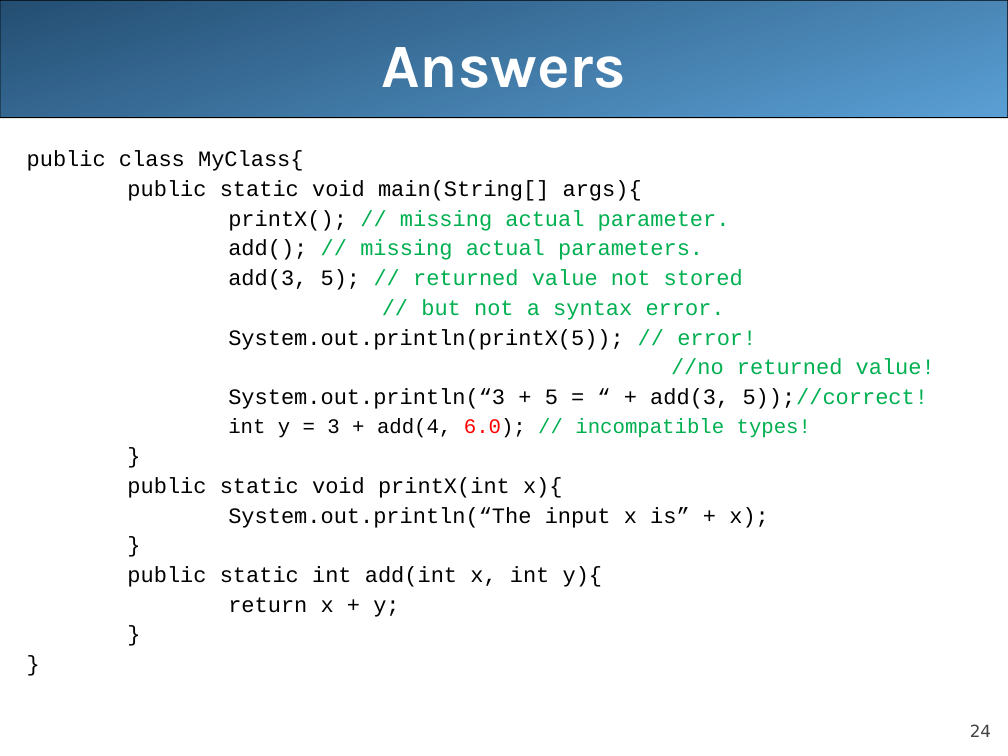
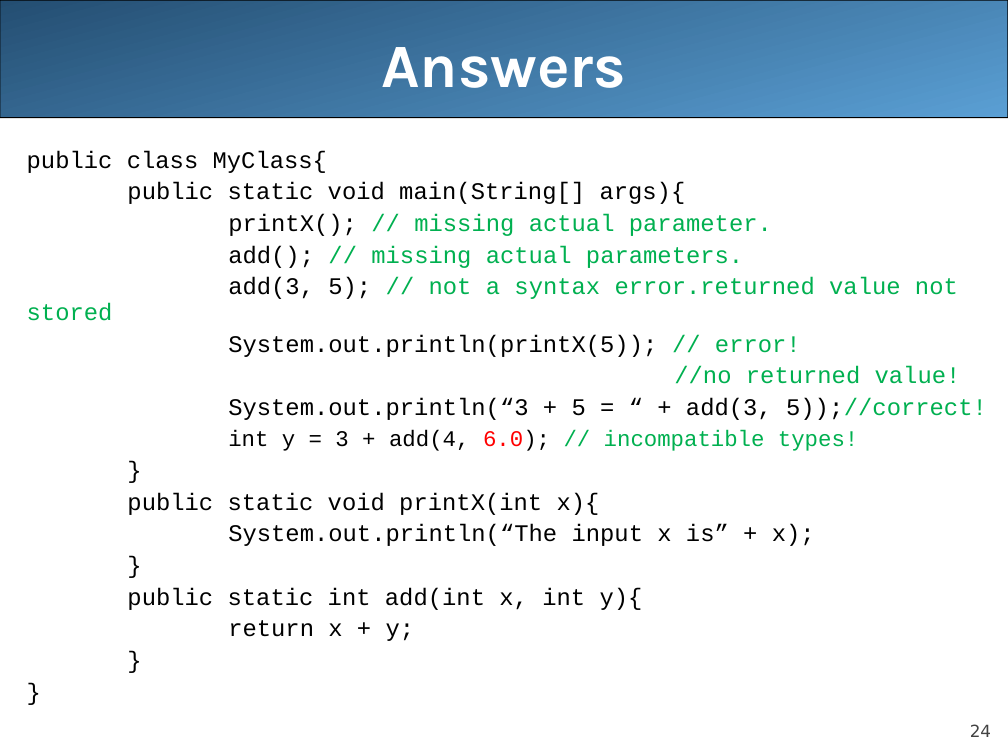
Before and after one commit to pinglee0/unit2, a slide deck: slide 24 of lecture5.ppt. Drawn at 1008x756 pixels with LibreOffice and Linux fonts; fonts in the diff are those of the drawing. Boxes give left, top, right and bottom in pixels: in the first picture for what was removed or moved away, otherwise in the second. Text is boxed around its words. In the diff, an @@ line names an element or a change of style, - is before the commit and + after.

```diff
--- a/lecture5.ppt
+++ b/lecture5.ppt
@@ text at [27, 150, 987, 641]: size 15.7 to 17 pt in "public class MyClass{", "public static void main(String[] args){", "printX(); // missing actual parameter.", "add(); // missing actual parameters." and 11 more places; size 14.8 to 16 pt in "int y = 3 + add(4, 6.0); ..." @@
@@ text at [27, 277, 958, 321]: text changed; size 15.7 to 17 pt @@
-add(3, 5); // returned value not stored
-// but not a syntax error.
+add(3, 5); // not a syntax error.returned value not stored
```
Also in this commit, not shown: 4 other slides changed, 2 slides removed.
